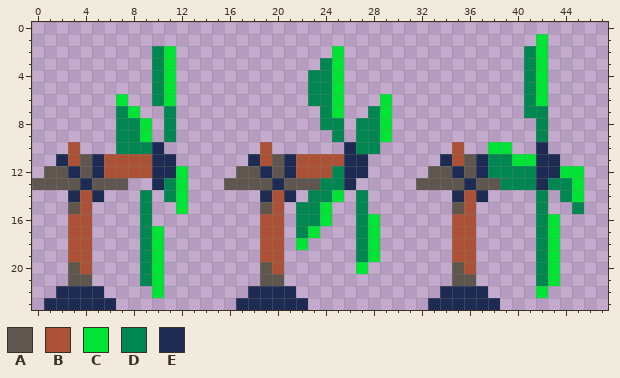
Two versions of one pixel-art sprite, assets/obstacles/fan_spritesheet.png. Above: the version before the commit.
The file is 48x24 pixels.
Palette (. is transparent): A #5f574f  B #ab5236  C #00e436  D #008751  E #1d2b53
Pixels before, first column x 0:
 1 ..........................................C...
 2 ..........DC.............C...............DC...
 3 ..........DC............DC...............DC...
 4 ..........DC...........DDC...............DC...
 5 ..........DC...........DDC...............DC...
 6 .......C..DC...........DDC...C...........DC...
 7 .......DC..D............DC..DC...........DD...
 8 .......DDC.D............DD.DDC............D...
 9 .......DDC.D.............D.DDC............D...
10 ...B...DDDE........B......EDD......B..CC..E...
11 ..EBAEBBBBEE......EBAEBBBBEE......EBAEDDCCEE..
12 .AAEAEBBBBEEC....AAEAEBBBDEE.....AAEAEDDDDEECC
13 AAAAEAAA..EDC...AAAAEAAADDE.....AAAAEAADDDEDDC
14 ...EBE...D.DC......EBE.DDC.D.......EBE....D.DC
15 ...AB....D..C......AB.DDC..D.......AB.....D..D
16 ...BB....D.........BB.DDC..DC......BB.....DC..
17 ...BB....DC........BB.DC...DC......BB.....DC..
18 ...BB....DC........BB.C....DC......BB.....DC..
19 ...BB....DC........BB......DC......BB.....DC..
20 ...AB....DC........AB......C.......AB.....DC..
21 ...AA....DC........AA..............AA.....DC..
22 ..EEEE....C.......EEEE............EEEE....C...
23 .EEEEEE..........EEEEEE..........EEEEEE.......
New version:
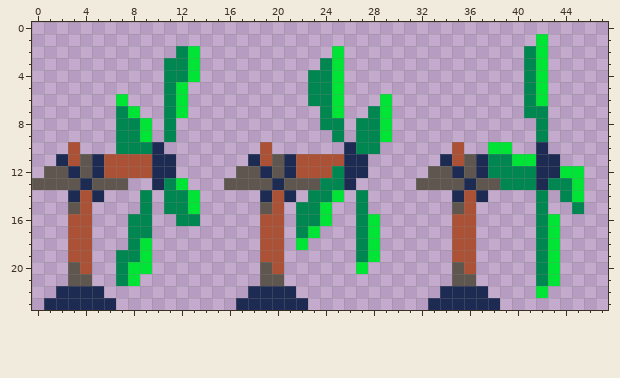
The author wrote: Updated fan obstacle animation.
Changes in this commit:
Changed rows in their new state; - is an unchanged pixel.
first column x 10:
 2 ..DC
 3 .DDC
 4 .DDC
 5 .DC-
 6 .DC-
 7 --C-
first column x 7:
12 -----.-
14 -----DC
15 ----DDC
16 -D---DD
17 -D-.---
18 -DC.---
19 DDC.---
20 DCC.---
21 DC..---
22 ---.---
Where, in picture pixels (left, top, right, bottom), the same in both pictures:
changed: (152, 46, 200, 118)
changed: (116, 166, 200, 298)
